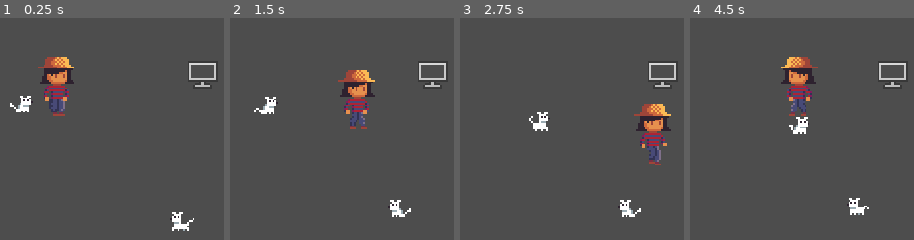
Above: before the commit, frames 1-4 (left to right).
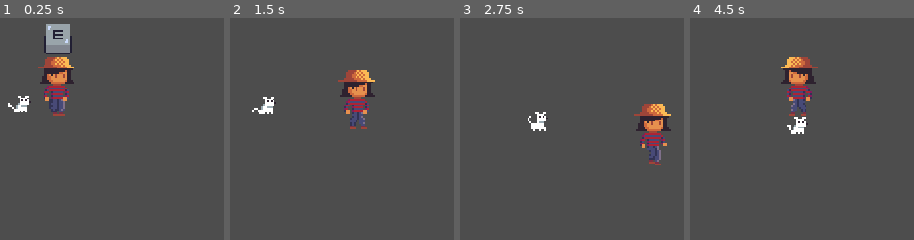
Above: after the commit, the same moments.

Repository: Fernando-Mauro/nasa-space-apps-globe
Game: Godot game, scene res://player/test.tscn
Same seed, same stepped clock (60 frames per second), same inputs: the game is played once before the commit and once after it. This scene is started directly instead of the project's main scene.
Inputs:
- Up to frame 1 (0.25 s): no input
- Up to frame 2 (1.5 s): hold D (move_right) 0.53-1.28 s; tap E (action_main, bound only after the commit) at 0.6 s; tap Space (action_main, bound only before the commit) at 0.8, 1.35 s; hold S (move_down) from 1.28 s (still down)
- Up to frame 3 (2.75 s): tap E (action_main, bound only after the commit) at 1.55, 2.1 s; release S (move_down) at 2.03 s; hold D (move_right) from 2.03 s (still down); tap Space (action_main, bound only before the commit) at 2.3 s
- Up to frame 4 (4.5 s): release D (move_right) at 2.78 s; hold W (move_up) 2.78-3.53 s; tap Space (action_main, bound only before the commit) at 2.85, 3.8 s; tap E (action_main, bound only after the commit) at 3.05, 4.35 s; hold Q (action_secondary, bound only after the commit) 3.53-4.28 s; hold A (move_left) from 3.53 s (still down)

The runs differ from the first frame. In frame 1, 2.7% of the frame differs, in the area x 3-97%, y 2-96%; in frame 2, 1.0%; in frame 3, 1.1%; in frame 4, 1.1%.

Commit message:
Añadi los iconos para presionar botones
Prompts de botones sin implementar!!!!!!!!!!

Diff:
--- a/key_pressing_prompt.gd
+++ /dev/null
@@ -1,13 +0,0 @@
-extends Sprite2D
-@export var keyToPress:int
-
-
-# Called when the node enters the scene tree for the first time.
-func _ready():
-	frame = keyToPress
-
-
-
-# Called every frame. 'delta' is the elapsed time since the previous frame.
-func _process(delta: float) -> void:
-	pass
--- a/player/perro.gd
+++ b/player/perro.gd
@@ -4,7 +4,7 @@
 @export var speed = 25
 @export var treshold = 50
 
-func _physics_process(delta):
+func _physics_process(_delta):
 	if global_position.distance_to(Global.player_pos) >treshold:
 		velocity = global_position.direction_to(Global.player_pos)*speed
 		p_animation(1)
--- a/player/perro.tscn
+++ b/player/perro.tscn
@@ -79,6 +79,9 @@
 "speed": 4.0
 }]
 
+[sub_resource type="CircleShape2D" id="CircleShape2D_mynjw"]
+radius = 1.0
+
 [node name="perro" type="CharacterBody2D"]
 y_sort_enabled = true
 script = ExtResource("1_i4s64")
@@ -91,7 +94,11 @@
 one_shot = true
 
 [node name="AnimatedSprite2D" type="AnimatedSprite2D" parent="."]
-position = Vector2(0, -4)
+position = Vector2(-1, -4)
 sprite_frames = SubResource("SpriteFrames_vfnyf")
 animation = &"walk"
 frame_progress = 0.51893
+
+[node name="CollisionShape2D" type="CollisionShape2D" parent="."]
+position = Vector2(0, -3)
+shape = SubResource("CircleShape2D_mynjw")
--- a/player/personaje.tscn
+++ b/player/personaje.tscn
@@ -77,8 +77,12 @@
 radius = 4.99999
 height = 20.0
 
-[node name="player" type="CharacterBody2D"]
+[sub_resource type="RectangleShape2D" id="RectangleShape2D_krgj2"]
+size = Vector2(11, 17)
+
+[node name="player" type="CharacterBody2D" groups=["player"]]
 y_sort_enabled = true
+collision_layer = 2
 script = ExtResource("1_811yv")
 v_speed = 25
 h_speed = 50
@@ -88,7 +92,6 @@
 position = Vector2(0, -16)
 sprite_frames = SubResource("SpriteFrames_p7xgv")
 animation = &"side_walk"
-frame_progress = 0.783335
 
 [node name="CollisionShape2D" type="CollisionShape2D" parent="."]
 position = Vector2(0, -10)
@@ -100,3 +103,7 @@
 [node name="AudioStreamPlayer2D" type="AudioStreamPlayer2D" parent="."]
 stream = ExtResource("3_d2omb")
 volume_db = 15.0
+
+[node name="CollisionShape2D2" type="CollisionShape2D" parent="."]
+position = Vector2(0, -16)
+shape = SubResource("RectangleShape2D_krgj2")
--- a/player/player.gd
+++ b/player/player.gd
@@ -2,16 +2,15 @@
 @export var v_speed = 200
 @export var h_speed = 200
 
-const lines: Array[String] = ["Hola","adios"]
 
 func _ready():
-	$AnimatedSprite2D.play("front_idle")
+	$AnimatedSprite2D.play("side_idle")
 
-func _physics_process(delta):
-	player_movement(delta)
+func _physics_process(_delta):
+	player_movement()
 
 
-func player_movement(delta):
+func player_movement():
 
 	var x_movement: float = (-Input.get_action_strength("move_up")+ Input.get_action_strength("move_down"))
 	var y_movement: float = (-Input.get_action_strength("move_left")+Input.get_action_strength("move_right"))
@@ -27,7 +26,7 @@
 	Global.player_pos = global_position
 
 
-func p_animation(movement):
+func p_animation(_movement):
 	var anim = $AnimatedSprite2D
 
 	if velocity.x > 0 :
--- a/player/test.tscn
+++ b/player/test.tscn
@@ -1,159 +1,8 @@
-[gd_scene load_steps=6 format=3 uid="uid://dg48mkrdxfrsf"]
+[gd_scene load_steps=4 format=3 uid="uid://dg48mkrdxfrsf"]
 
 [ext_resource type="PackedScene" uid="uid://6sb2bn2nrbyw" path="res://player/personaje.tscn" id="1_xmfem"]
 [ext_resource type="PackedScene" uid="uid://luueblsy7262" path="res://player/perro.tscn" id="2_5rtrh"]
-[ext_resource type="Texture2D" uid="uid://b0xmn700tn6tm" path="res://Assets/muebles/interior/furniture pack grey outline.png" id="3_vbot0"]
-
-[sub_resource type="TileSetAtlasSource" id="TileSetAtlasSource_1mhr5"]
-texture = ExtResource("3_vbot0")
-texture_region_size = Vector2i(17, 17)
-36:0/0 = 0
-37:0/0 = 0
-38:0/0 = 0
-36:1/0 = 0
-37:1/0 = 0
-38:1/0 = 0
-36:2/0 = 0
-37:2/0 = 0
-38:2/0 = 0
-36:3/0 = 0
-37:3/0 = 0
-38:3/0 = 0
-36:4/0 = 0
-37:4/0 = 0
-38:4/0 = 0
-36:5/0 = 0
-37:5/0 = 0
-38:5/0 = 0
-36:6/0 = 0
-37:6/0 = 0
-38:6/0 = 0
-36:7/0 = 0
-37:7/0 = 0
-38:7/0 = 0
-36:8/0 = 0
-37:8/0 = 0
-38:8/0 = 0
-36:9/0 = 0
-37:9/0 = 0
-38:9/0 = 0
-36:10/0 = 0
-37:10/0 = 0
-38:10/0 = 0
-36:11/0 = 0
-37:11/0 = 0
-38:11/0 = 0
-36:12/0 = 0
-37:12/0 = 0
-38:12/0 = 0
-36:13/0 = 0
-37:13/0 = 0
-38:13/0 = 0
-36:14/0 = 0
-37:14/0 = 0
-38:14/0 = 0
-36:15/0 = 0
-37:15/0 = 0
-38:15/0 = 0
-36:16/0 = 0
-37:16/0 = 0
-38:16/0 = 0
-36:17/0 = 0
-37:17/0 = 0
-38:17/0 = 0
-36:18/0 = 0
-37:18/0 = 0
-38:18/0 = 0
-36:19/0 = 0
-37:19/0 = 0
-38:19/0 = 0
-0:20/0 = 0
-1:20/0 = 0
-2:20/0 = 0
-3:20/0 = 0
-4:20/0 = 0
-5:20/0 = 0
-6:20/0 = 0
-7:20/0 = 0
-8:20/0 = 0
-9:20/0 = 0
-10:20/0 = 0
-11:20/0 = 0
-12:20/0 = 0
-13:20/0 = 0
-14:20/0 = 0
-15:20/0 = 0
-16:20/0 = 0
-17:20/0 = 0
-18:20/0 = 0
-19:20/0 = 0
-20:20/0 = 0
-21:20/0 = 0
-22:20/0 = 0
-23:20/0 = 0
-24:20/0 = 0
-25:20/0 = 0
-26:20/0 = 0
-27:20/0 = 0
-28:20/0 = 0
-29:20/0 = 0
-30:20/0 = 0
-31:20/0 = 0
-32:20/0 = 0
-33:20/0 = 0
-34:20/0 = 0
-35:20/0 = 0
-36:20/0 = 0
-37:20/0 = 0
-38:20/0 = 0
-0:21/0 = 0
-1:21/0 = 0
-2:21/0 = 0
-3:21/0 = 0
-4:21/0 = 0
-5:21/0 = 0
-6:21/0 = 0
-7:21/0 = 0
-8:21/0 = 0
-9:21/0 = 0
-10:21/0 = 0
-11:21/0 = 0
-12:21/0 = 0
-13:21/0 = 0
-14:21/0 = 0
-15:21/0 = 0
-16:21/0 = 0
-17:21/0 = 0
-18:21/0 = 0
-19:21/0 = 0
-20:21/0 = 0
-21:21/0 = 0
-22:21/0 = 0
-23:21/0 = 0
-24:21/0 = 0
-25:21/0 = 0
-26:21/0 = 0
-27:21/0 = 0
-28:21/0 = 0
-29:21/0 = 0
-30:21/0 = 0
-31:21/0 = 0
-32:21/0 = 0
-33:21/0 = 0
-34:21/0 = 0
-35:21/0 = 0
-36:21/0 = 0
-37:21/0 = 0
-38:21/0 = 0
-15:8/0 = 0
-13:8/size_in_atlas = Vector2i(2, 1)
-13:8/0 = 0
-13:9/size_in_atlas = Vector2i(2, 1)
-13:9/0 = 0
-15:9/0 = 0
-
-[sub_resource type="TileSet" id="TileSet_8mq6q"]
-sources/0 = SubResource("TileSetAtlasSource_1mhr5")
+[ext_resource type="PackedScene" uid="uid://d2l5q6wuhynmx" path="res://ui_scenes/key_pressing_prompt.tscn" id="4_hihrg"]
 
 [node name="test" type="Node2D"]
 y_sort_enabled = true
@@ -163,20 +12,9 @@
 scale = Vector2(1.03036, 1.02008)
 v_speed = 35
 
-[node name="perro2" parent="." instance=ExtResource("2_5rtrh")]
-position = Vector2(175, 141)
-speed = 10
-treshold = 60
-
 [node name="perro" parent="." instance=ExtResource("2_5rtrh")]
 position = Vector2(86, 76)
+collision_mask = 4
 
-[node name="TileMap" type="TileMap" parent="."]
-tile_set = SubResource("TileSet_8mq6q")
-format = 2
-
-[node name="TileMapLayer" type="TileMapLayer" parent="TileMap"]
-tile_map_data = PackedByteArray(0, 0, 11, 0, 3, 0, 0, 0, 15, 0, 8, 0, 0, 0)
-tile_set = SubResource("TileSet_8mq6q")
-
-[node name="AudioStreamPlayer2D" type="AudioStreamPlayer2D" parent="."]
+[node name="keyPressingPrompt" parent="." instance=ExtResource("4_hihrg")]
+position = Vector2(107, 37)
--- a/project.godot
+++ b/project.godot
@@ -27,42 +27,40 @@
 window/stretch/mode="canvas_items"
 window/stretch/scale=3.0
 
+[global_group]
+
+player=""
+
 [input]
 
 move_up={
 "deadzone": 0.5,
 "events": [Object(InputEventKey,"resource_local_to_scene":false,"resource_name":"","device":-1,"window_id":0,"alt_press …(192 unchanged characters)…
-, Object(InputEventJoypadMotion,"resource_local_to_scene":false,"resource_name":"","device":-1,"axis":1,"axis_value":-1.0,"script":null)
 ]
 }
 move_down={
 "deadzone": 0.5,
 "events": [Object(InputEventKey,"resource_local_to_scene":false,"resource_name":"","device":-1,"window_id":0,"alt_press …(192 unchanged characters)…
-, Object(InputEventJoypadMotion,"resource_local_to_scene":false,"resource_name":"","device":-1,"axis":1,"axis_value":1.0,"script":null)
 ]
 }
 move_left={
 "deadzone": 0.5,
 "events": [Object(InputEventKey,"resource_local_to_scene":false,"resource_name":"","device":-1,"window_id":0,"alt_press …(191 unchanged characters)…
-, Object(InputEventJoypadMotion,"resource_local_to_scene":false,"resource_name":"","device":-1,"axis":0,"axis_value":-1.0,"script":null)
 ]
 }
 move_right={
 "deadzone": 0.5,
 "events": [Object(InputEventKey,"resource_local_to_scene":false,"resource_name":"","device":-1,"window_id":0,"alt_press …(192 unchanged characters)…
-, Object(InputEventJoypadMotion,"resource_local_to_scene":false,"resource_name":"","device":-1,"axis":0,"axis_value":1.0,"script":null)
 ]
 }
 action_main={
 "deadzone": 0.5,
-"events": [Object(InputEventKey,"resource_local_to_scene":fa …(140 unchanged characters)… d":false,"keycode":0,"physical_keycode":32,"key_label":0,"unicode":32,"location":0,"echo":false,"script":null)
-, Object(InputEventJoypadButton,"resource_local_to_scene":false,"resource_name":"","device":-1,"button_index":0,"pressure":0.0,"pressed":true,"script":null)
+"events": [Object(InputEventKey,"resource_local_to_scene":fa …(140 unchanged characters)… d":false,"keycode":0,"physical_keycode":69,"key_label":0,"unicode":101,"location":0,"echo":false,"script":null)
 ]
 }
 action_secondary={
 "deadzone": 0.5,
-"events": [Object(InputEventKey,"resource_local_to_scene":fa …(140 unchanged characters)… d":false,"keycode":0,"physical_keycode":69,"key_label":0,"unicode":101,"location":0,"echo":false,"script":null)
-, Object(InputEventJoypadButton,"resource_local_to_scene":false,"resource_name":"","device":-1,"button_index":1,"pressure":0.0,"pressed":true,"script":null)
+"events": [Object(InputEventKey,"resource_local_to_scene":fa …(140 unchanged characters)… d":false,"keycode":0,"physical_keycode":81,"key_label":0,"unicode":113,"location":0,"echo":false,"script":null)
 ]
 }
 
--- /dev/null
+++ b/ui_scenes/key_pressing_prompt.gd
@@ -0,0 +1,19 @@
+extends Sprite2D
+@export var keyToPress = "e"
+@export var actionToDo = "action_main"
+
+var keys = ["a","b","c","d","e","f","g","h","i","j","k","l","m","n","o","p","q","r","s","t","u","v","w","x","y","z","up","right","down","left","1","2","3","4","5","6","7","8","9","0"]
+
+func _ready():
+	$".".frame = keys.find(keyToPress)
+	$".".hide()
+	start()
+func start():
+	$".".show()
+	$AnimationPlayer.play("key_pressed")
+
+
+func _process(_delta):
+		if Input.is_action_just_pressed(actionToDo) && $".".visible:
+			$".".hide()
+			$AnimationPlayer.stop()
--- a/ui_scenes/key_pressing_prompt.tscn
+++ b/ui_scenes/key_pressing_prompt.tscn
@@ -1,7 +1,7 @@
 [gd_scene load_steps=7 format=3 uid="uid://d2l5q6wuhynmx"]
 
 [ext_resource type="Texture2D" uid="uid://cy6lrbh6sndpc" path="res://Assets/UI/input_prompts/key_released.png" id="1_gvy4o"]
-[ext_resource type="Script" path="res://key_pressing_prompt.gd" id="2_arctw"]
+[ext_resource type="Script" path="res://ui_scenes/key_pressing_prompt.gd" id="2_arctw"]
 [ext_resource type="Texture2D" uid="uid://cca4d0uprsowi" path="res://Assets/UI/input_prompts/key_pressed.png" id="3_kgdlo"]
 
 [sub_resource type="Animation" id="Animation_sj1k0"]
@@ -31,7 +31,7 @@
 tracks/0/interp = 1
 tracks/0/loop_wrap = true
 tracks/0/keys = {
-"times": PackedFloat32Array(0, 0.4),
+"times": PackedFloat32Array(0, 0.5),
 "transitions": PackedFloat32Array(1, 1),
 "update": 1,
 "values": [ExtResource("1_gvy4o"), ExtResource("3_kgdlo")]
Not shown: 1 places in player/perro.tscn that only renumber resources
Not shown: 1 places in player/personaje.tscn that only renumber resources
Not shown, added: sounds/music/Campo1(1)(1).mp3.import
Not shown, added: player/tes24F.tmp
Not shown, added: player/tes3CE.tmp
Not shown, added: player/tesE2B1.tmp
Not shown, removed: sounds/B._toys_orignal_piano_soundfont.SF2
Not shown, removed: sounds/Yamaha_C3_Grand_Piano.sf2
Not shown, added: sounds/music/Campo1(1)(1).mp3
